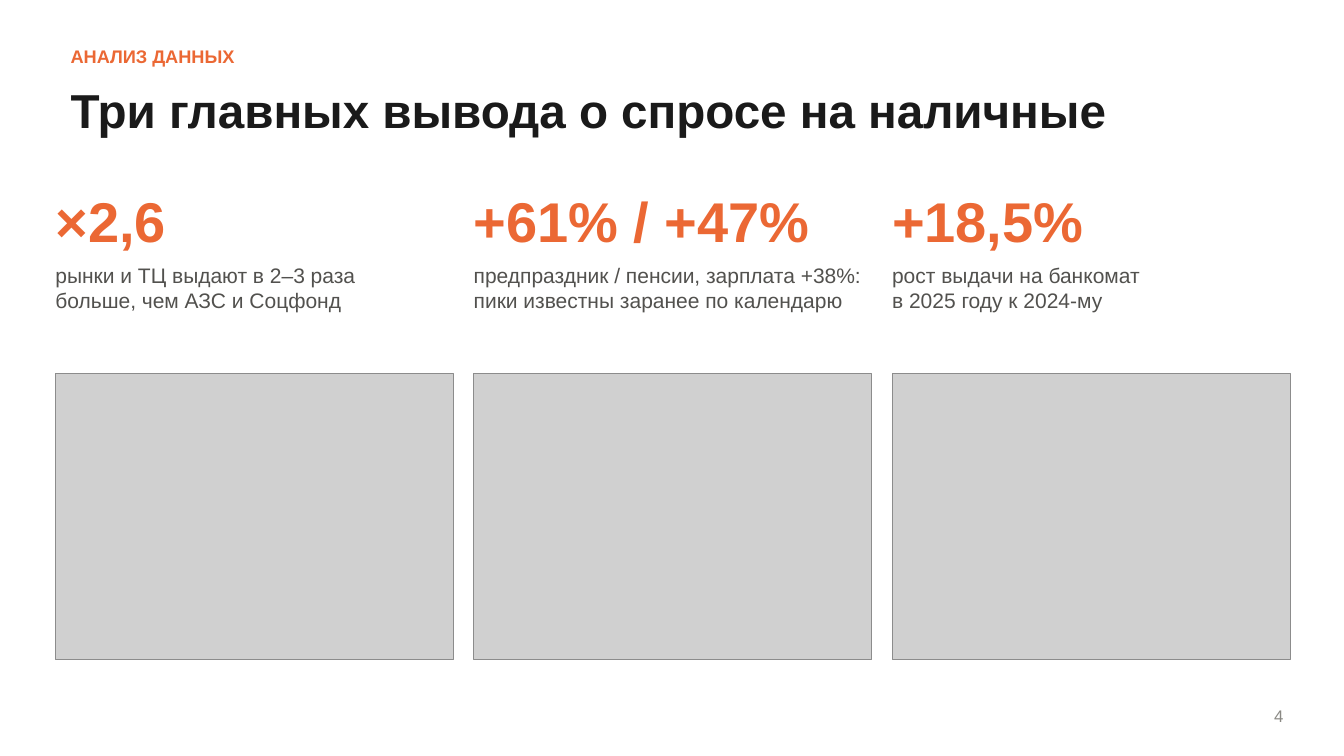
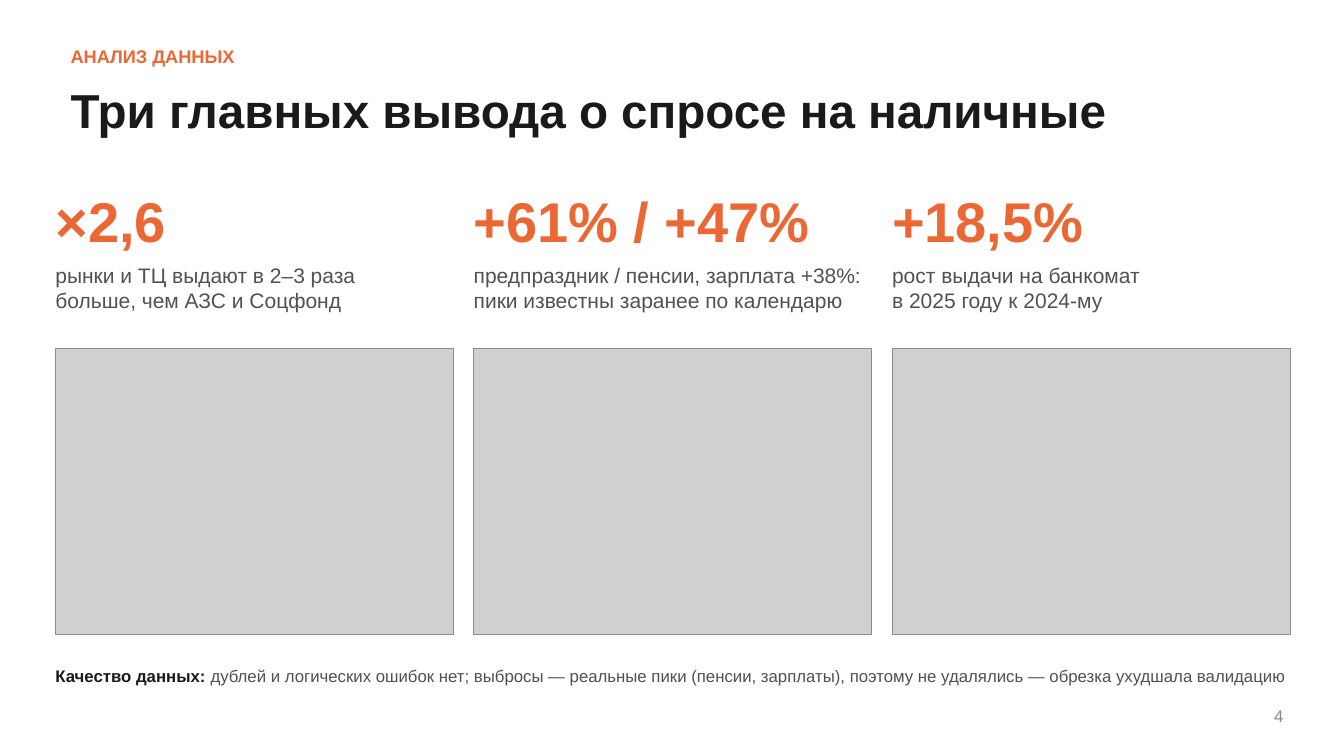
Before and after one commit to iskndrvv/atm-cash-forecast, a slide deck: slide 4 of reports/presentation.pptx. Drawn at 1344x756 pixels with LibreOffice and Linux fonts; fonts in the diff are those of the drawing; grey boxes stand for pictures. Boxes give left, top, right and bottom in pixels: in the first picture for what was removed or moved away, otherwise in the second. Text is boxed around its words. In the diff, an @@ line names an element or a change of style, - is before the commit and + after.

```diff
--- a/reports/presentation.pptx
+++ b/reports/presentation.pptx
@@ 3 pictures: place and size @@
-3 pictures at [55, 374, 1291, 660]
+3 pictures at [55, 349, 1291, 635]
@@ text added at [55, 669, 1285, 686], 12 pt, text #52514E @@
+Качество данных: дублей и логических ошибок нет; выбросы — реальные пики (пенсии, зарплаты), поэтому не удалялись — обрезка ухудшала валидацию
```
Also in this commit, not shown: 2 other slides changed, 1 other file.
